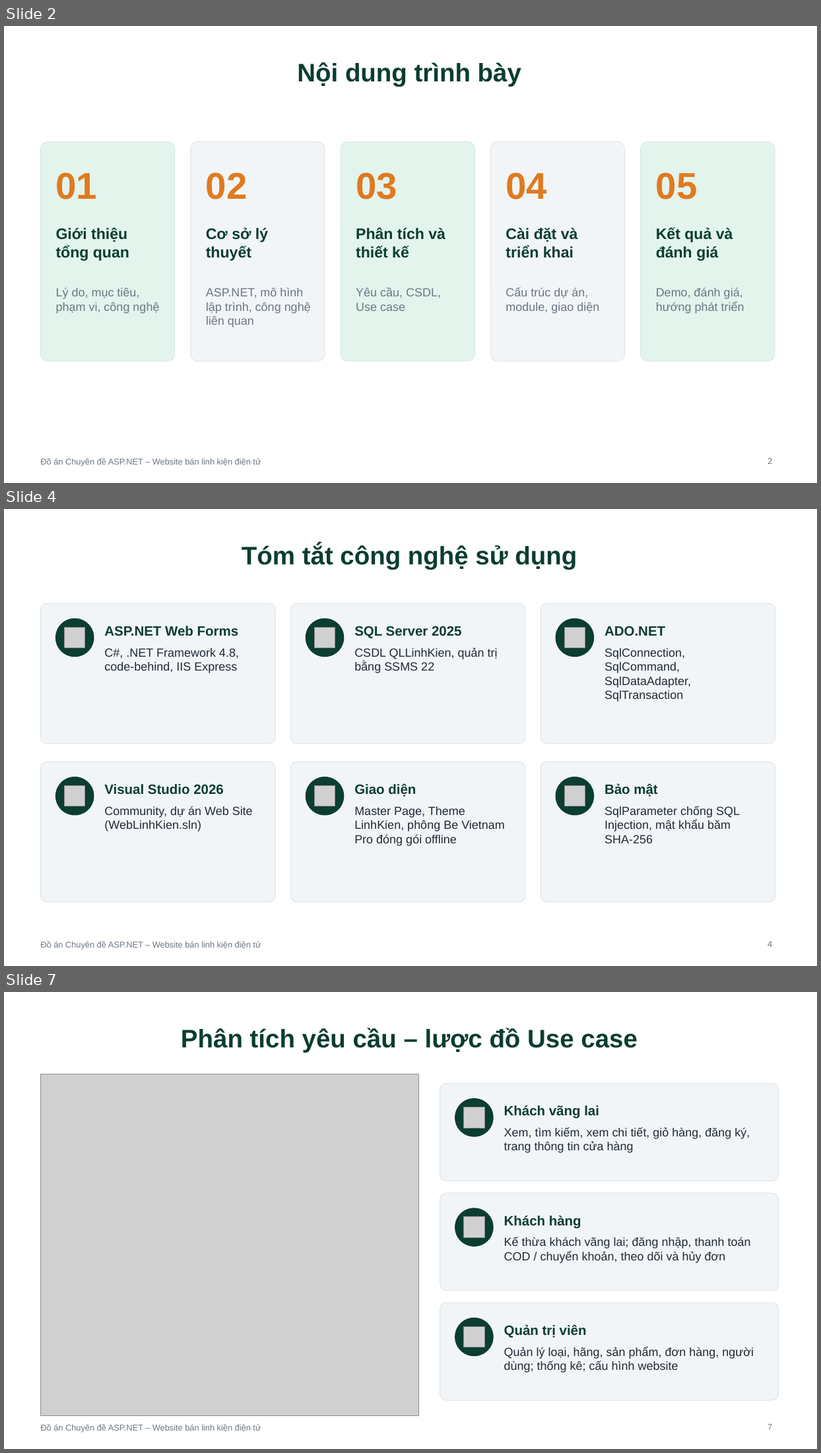
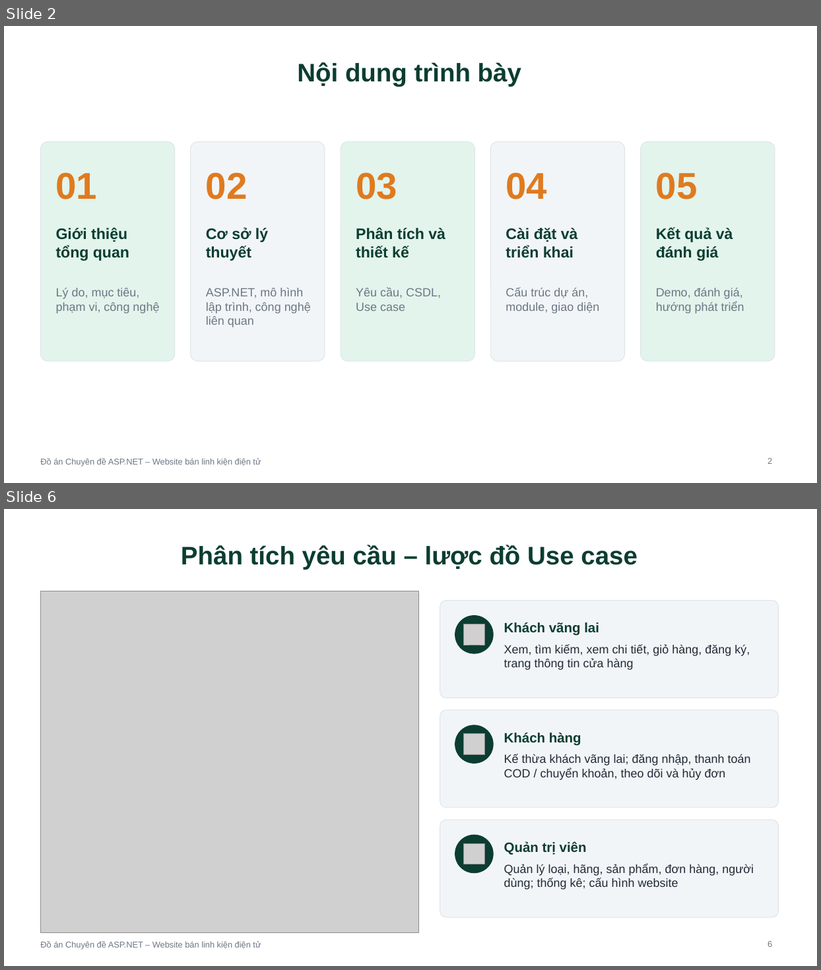
Before and after one commit to btduy10/ASPNET, a slide deck: thesis/abs/TrinhChieu_WebsiteBanLinhKien.pptx. Shown one above the other, each under a label of ours: slides 2, 4 and 7 before the commit, slides 2 and 6 after it; the slides between them are not shown. The pictures are 821x1453 and 821x970 pixels, drawn with LibreOffice and Linux fonts; fonts in the diff are those of the drawing; grey boxes stand for pictures. Boxes give left, top, right and bottom in pixels: in the first picture for what was removed or moved away, otherwise in the second. Text is boxed around its words. In the diff, an @@ line names an element or a change of style, - is before the commit and + after.

```diff
--- a/thesis/abs/TrinhChieu_WebsiteBanLinhKien.pptx
+++ b/thesis/abs/TrinhChieu_WebsiteBanLinhKien.pptx
@@ slide 4 removed at <box>4,509,817,966</box>, background #FFFFFF; not listed: 1 template element that a slide beside it also shows @@
@@ title removed at <box>242,545,577,570</box> @@
-Tóm tắt công nghệ sử dụng
@@ rounded rectangle removed at <box>40,603,275,744</box> @@
@@ rounded rectangle removed at <box>290,603,525,744</box> @@
@@ rounded rectangle removed at <box>541,603,776,744</box> @@
@@ ellipse removed at <box>56,619,94,657</box> @@
@@ picture removed at <box>64,627,85,648</box> @@
@@ text removed at <box>104,626,239,636</box> @@
-ASP.NET Web Forms
@@ ellipse removed at <box>306,619,344,657</box> @@
@@ picture removed at <box>314,627,335,648</box> @@
@@ text removed at <box>354,626,462,638</box> @@
-SQL Server 2025
@@ ellipse removed at <box>556,619,594,657</box> @@
@@ picture removed at <box>564,627,585,648</box> @@
@@ text removed at <box>605,626,665,636</box> @@
-ADO.NET
@@ text removed at <box>104,648,239,673</box> @@
-C#, .NET Framework 4.8, code-behind, IIS Express
@@ text removed at <box>354,648,498,673</box> @@
-CSDL QLLinhKien, quản trị bằng SSMS 22
@@ text removed at <box>605,648,691,702</box> @@
-SqlConnection, SqlCommand, SqlDataAdapter, SqlTransaction
@@ rounded rectangle removed at <box>40,762,275,902</box> @@
@@ rounded rectangle removed at <box>290,762,525,902</box> @@
@@ rounded rectangle removed at <box>541,762,776,902</box> @@
@@ ellipse removed at <box>56,778,94,815</box> @@
@@ text removed at <box>104,784,224,795</box> @@
-Visual Studio 2026
@@ ellipse removed at <box>306,778,344,815</box> @@
@@ text removed at <box>354,784,416,797</box> @@
-Giao diện
@@ ellipse removed at <box>556,778,594,815</box> @@
@@ text removed at <box>605,784,657,797</box> @@
-Bảo mật
@@ picture removed at <box>64,786,85,807</box> @@
@@ picture removed at <box>314,786,335,807</box> @@
@@ picture removed at <box>564,786,585,807</box> @@
@@ text removed at <box>104,806,253,832</box> @@
-Community, dự án Web Site (WebLinhKien.sln)
@@ text removed at <box>354,807,505,846</box> @@
-Master Page, Theme LinhKien, phông Be Vietnam Pro đóng gói offline
@@ text removed at <box>605,806,740,844</box> @@
-SqlParameter chống SQL Injection, mật khẩu băm SHA-256
@@ page number removed at <box>768,941,772,947</box> @@
-4
@@ what was slide 7 is now slide 6 @@
@@ page number at <box>768,941,772,947</box>: text changed @@
-7
+6
```
Also in this commit, not shown: 5 slides changed, 2 slides added, 4 other slides removed.
